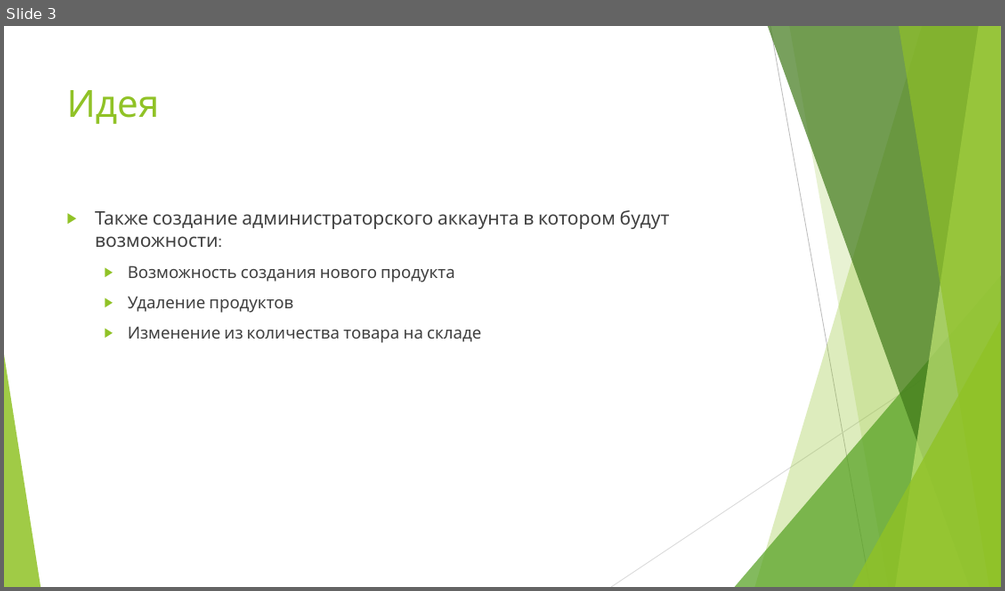
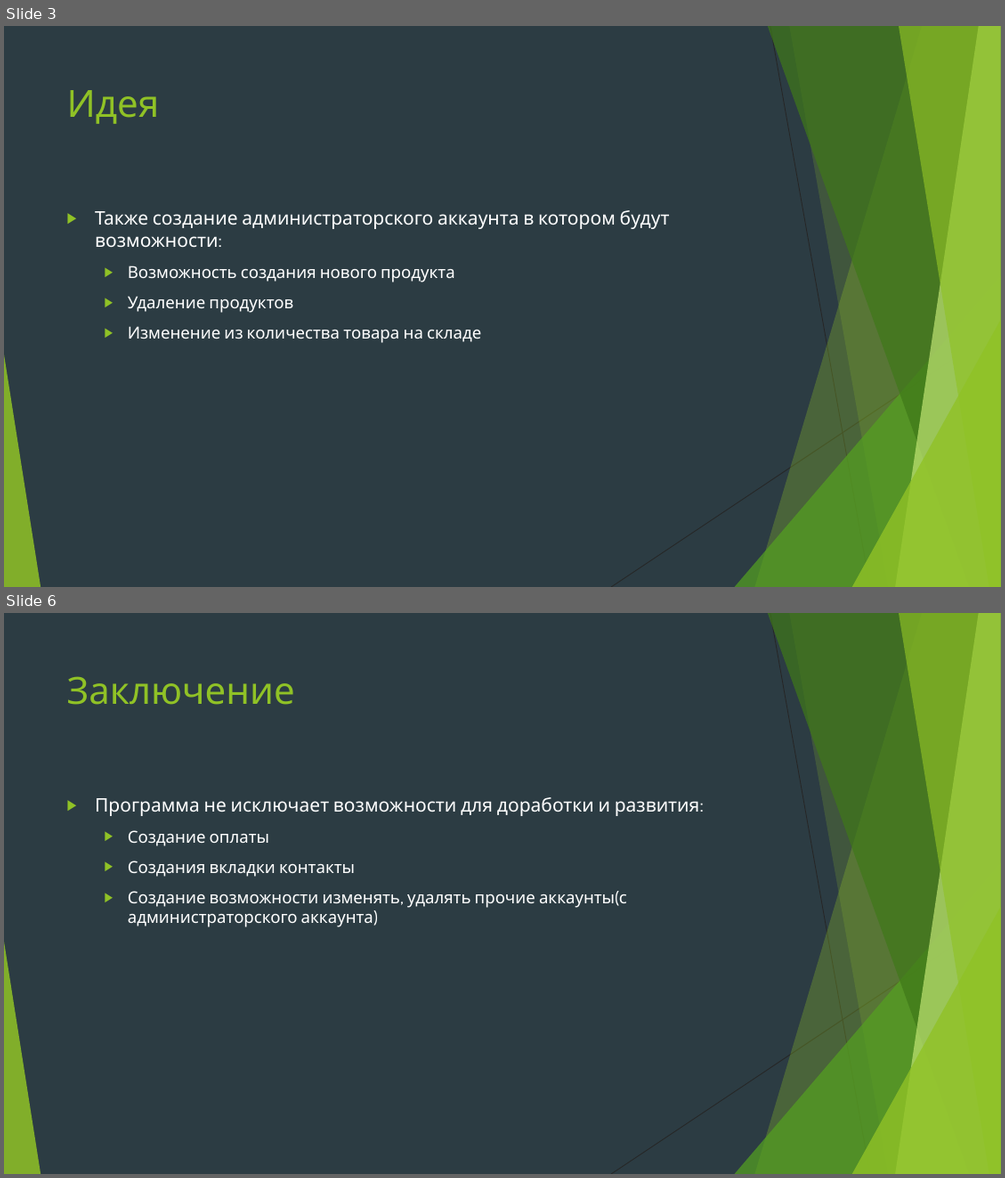
Before and after one commit to Neckto0/WEBproject, a slide deck: PythonWEBProject/ВЕБ сайт.pptx. Shown one above the other, each under a label of ours: slide 3 before the commit, slides 3 and 6 after it; the slides between them are not shown. The pictures are 1005x591 and 1005x1178 pixels, drawn with LibreOffice and Linux fonts; fonts in the diff are those of the drawing. Boxes give left, top, right and bottom in pixels: in the first picture for what was removed or moved away, otherwise in the second. Text is boxed around its words. In the diff, an @@ line names an element or a change of style, - is before the commit and + after.

```diff
--- a/PythonWEBProject/ВЕБ сайт.pptx
+++ b/PythonWEBProject/ВЕБ сайт.pptx
@@ slide 6 added at (4, 613, 1001, 1174), background #2C3C43; not listed: 10 template elements that a slide beside it also shows @@
@@ title added at (67, 676, 295, 705), 36 pt, text #90C226 @@
+Заключение
@@ text added at (95, 797, 700, 927), 16 pt, text #FFFFFF @@
+▶ Программа не исключает возможности для доработки и развития:
+  ▶ Создание оплаты
+  ▶ Создания вкладки контакты
+  ▶ Создание возможности изменять, удалять прочие аккаунты(с администраторского аккаунта)
@@ slide 3 changed as well @@
@@ background #FFFFFF to #2C3C43 @@
@@ line (770, 26) - (870, 587): stroke #BFBFBF 0.75 pt to #262626 0.75 pt @@
@@ text "Также создание администраторского аккаунта в ..." at (95, 210, 670, 343): text colour #404040 to #FFFFFF @@
@@ line (1001, 328) - (611, 587): stroke #D9D9D9 0.75 pt to #262626 0.75 pt @@
```
Also in this commit, not shown: 2 other slides changed, 2 other slides added, 1 slide removed.
